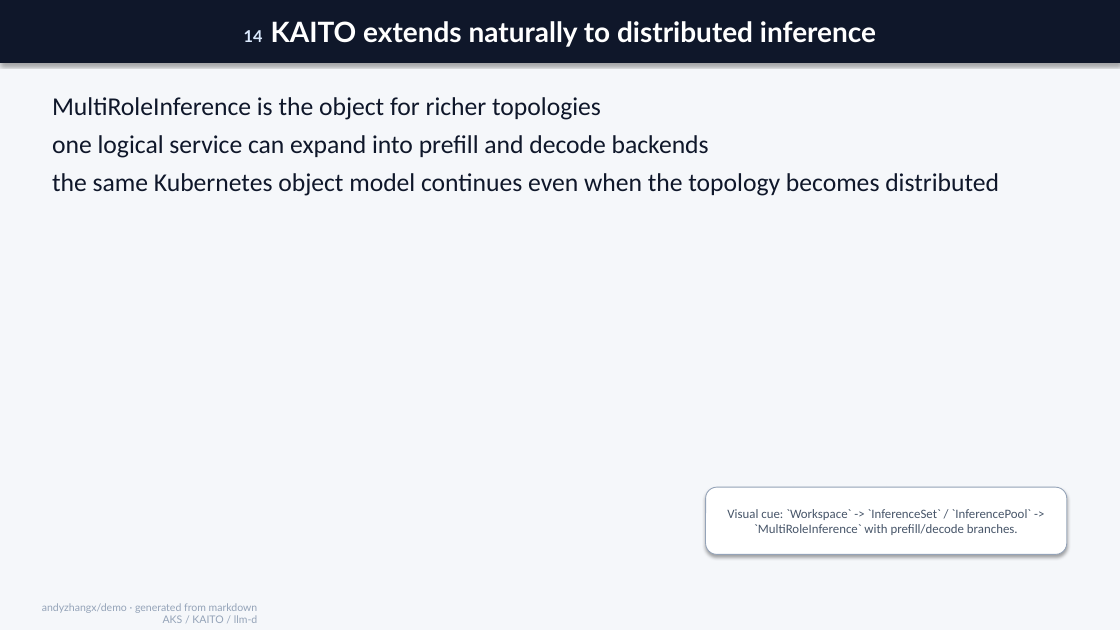
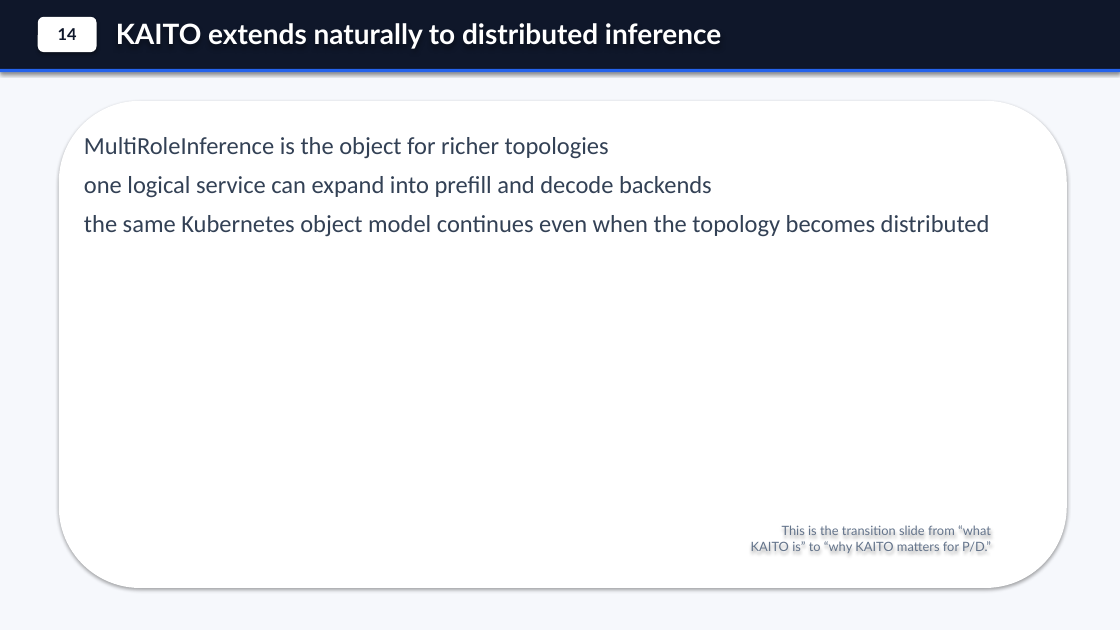
Before and after one commit to andyzhangx/demo, a slide deck: slide 15 of llm/kubecon-na-2026-pd-disaggregation.pptx. Drawn at 1120x630 pixels with LibreOffice and Linux fonts; fonts in the diff are those of the drawing. Boxes give left, top, right and bottom in pixels: in the first picture for what was removed or moved away, otherwise in the second. Text is boxed around its words. In the diff, an @@ line names an element or a change of style, - is before the commit and + after.

Commit message:
polish generated PD deck visuals

```diff
--- a/llm/kubecon-na-2026-pd-disaggregation.pptx
+++ b/llm/kubecon-na-2026-pd-disaggregation.pptx
@@ background #F5F7FA to #F6F8FC @@
@@ rectangle added at (x1=0, y1=0, x2=1120, y2=71), fill #0F172A @@
@@ rounded rectangle added at (x1=38, y1=17, x2=97, y2=52), fill #FFFFFF, 14 pt, text #0F172A, bold @@
+14
@@ text "KAITO extends naturally to distributed ..." moved from (x1=0, y1=0, x2=1120, y2=63) to (x1=116, y1=23, x2=721, y2=49) @@
@@ text "KAITO extends naturally to distributed ..." at (x1=116, y1=23, x2=721, y2=49): fill #0F172A to none; shadow off @@
@@ text at (x1=116, y1=23, x2=721, y2=49): text changed @@
-14 KAITO extends naturally to distributed inference
+KAITO extends naturally to distributed inference
@@ rectangle added at (x1=0, y1=69, x2=1120, y2=72), fill #2563EB @@
@@ rounded rectangle added at (x1=59, y1=101, x2=1067, y2=588), fill #FFFFFF @@
@@ text "MultiRoleInference is the object for ..." moved from (x1=52, y1=97, x2=999, y2=196) to (x1=84, y1=137, x2=990, y2=236) @@
@@ text "MultiRoleInference is the object for ..." at (x1=84, y1=137, x2=990, y2=236): size 22 to 21 pt, text colour #0F172A to #334155; more space between paragraphs @@
@@ rounded rectangle removed at (x1=706, y1=487, x2=1067, y2=555) @@
-Visual cue: `Workspace` -> `InferenceSet` / `InferencePool` -> `MultiRoleInference` with prefill/decode branches.
@@ text added at (x1=751, y1=525, x2=991, y2=553), 11 pt, text #64748B @@
+This is the transition slide from “what KAITO is” to “why KAITO matters for P/D.”
@@ text removed at (x1=42, y1=603, x2=258, y2=623) @@
-andyzhangx/demo · generated from markdown
-AKS / KAITO / llm-d
```
Also in this commit, not shown: 34 other slides changed, 1 slide added, 1 slide removed, 1 other file.
